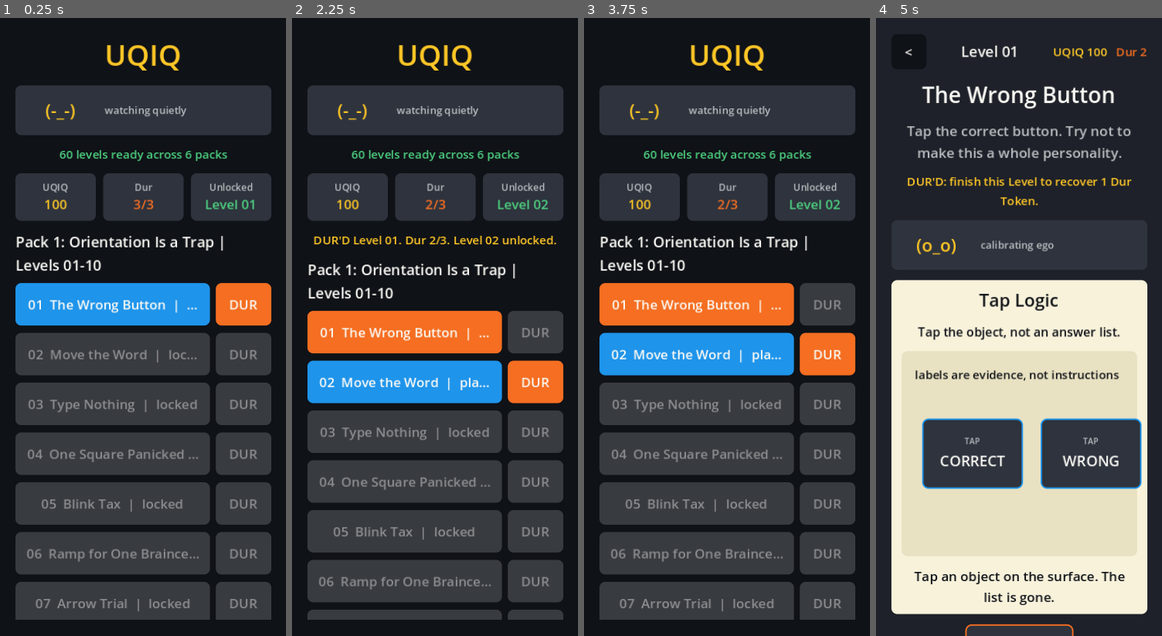
Above: before the commit, frames 1-4 (left to right).
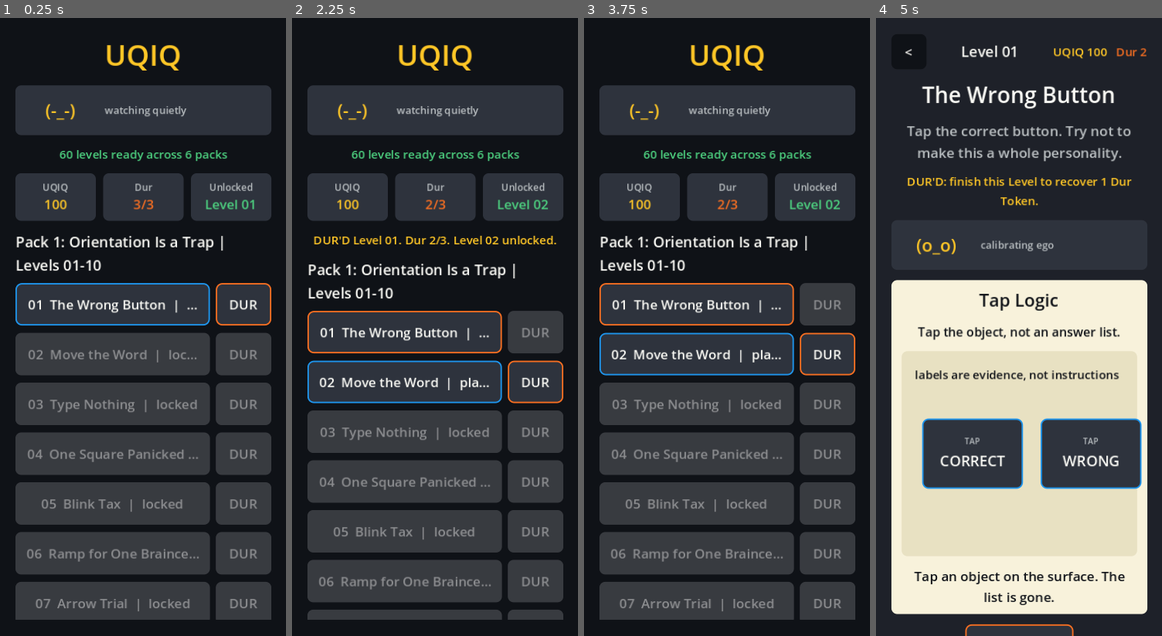
Above: after the commit, the same moments.

Repository: scwlkr/UQIQ
Game: Godot game, scene res://scenes/Main.tscn
The game is run twice, just before and just after one commit, with the same random seed, the same clock (stepped at 60 frames per second) and the same inputs.
Inputs:
- Up to frame 1 (0.25 s): no input
- Up to frame 2 (2.25 s): click "01 The Wrong Button | playable" at 0.5 s; click "<" at 1.25 s; click "DUR" at 2 s
- Up to frame 3 (3.75 s): click "01 The Wrong Button | DUR'D -…" at 2.75 s; click "<" at 3.5 s
- Up to frame 4 (5 s): click "01 The Wrong Button | DUR'D -…" at 4.25 s

The runs differ from the first frame. In frame 1, 5.5% of the frame differs, in the area x 5-95%, y 42-50%; in frame 2, 9.8%; in frame 3, 9.8%, in the area x 5-95%, y 42-58%; in frame 4, nothing differs.

Commit message:
Frame level list controls

Diff:
--- a/scripts/main.gd
+++ b/scripts/main.gd
@@ -360,12 +360,16 @@
 
 	var button := _make_button(button_text, _level_button_color(level))
 	button.disabled = not is_playable
+	if is_playable:
+		_apply_button_frame(button, _level_button_color(level))
 	button.pressed.connect(Callable(self, "_show_play_screen").bind(level))
 	row.add_child(button)
 
-	var dur_button := _make_button("DUR", COLOR_ORANGE, Vector2(76, 58))
+	var dur_button := _make_button("DUR", COLOR_PANEL_ALT, Vector2(76, 58))
 	dur_button.size_flags_horizontal = Control.SIZE_SHRINK_END
 	dur_button.disabled = not _is_supported_playable_level_spec(level) or not _profile.can_spend_dur_token(level)
+	if not dur_button.disabled:
+		_apply_button_frame(dur_button, COLOR_ORANGE)
 	dur_button.pressed.connect(Callable(self, "_handle_dur_level").bind(level))
 	row.add_child(dur_button)
 
@@ -473,9 +477,7 @@
 
 	var roast_button := _make_button("Roast", COLOR_PANEL_ALT, Vector2(148, 46))
 	roast_button.add_theme_color_override("font_color", COLOR_ORANGE)
-	roast_button.add_theme_stylebox_override("normal", _framed_box(COLOR_PANEL_ALT, COLOR_ORANGE, 8))
-	roast_button.add_theme_stylebox_override("hover", _framed_box(COLOR_PANEL_ALT.lightened(0.04), COLOR_ORANGE, 8))
-	roast_button.add_theme_stylebox_override("pressed", _framed_box(COLOR_PANEL_ALT.darkened(0.04), COLOR_ORANGE.darkened(0.08), 8))
+	_apply_button_frame(roast_button, COLOR_ORANGE)
 	roast_button.pressed.connect(Callable(self, "_handle_roast_action"))
 	actions.add_child(roast_button)
 
@@ -926,6 +928,12 @@
 	return button
 
 
+func _apply_button_frame(button: Button, accent: Color, fill: Color = COLOR_PANEL_ALT) -> void:
+	button.add_theme_stylebox_override("normal", _framed_box(fill, accent, 8))
+	button.add_theme_stylebox_override("hover", _framed_box(fill.lightened(0.04), accent, 8))
+	button.add_theme_stylebox_override("pressed", _framed_box(fill.darkened(0.04), accent.darkened(0.08), 8))
+
+
 func _render_level_stage(stage_box: VBoxContainer, level: Dictionary) -> void:
 	var template := str(level.get("template", ""))
 	_add_label(stage_box, template, 24, COLOR_INK)
Binary file changed: docs/app-store/screenshots/01_level_list.png
Not shown, changed: docs/RELEASE_STATUS.md
